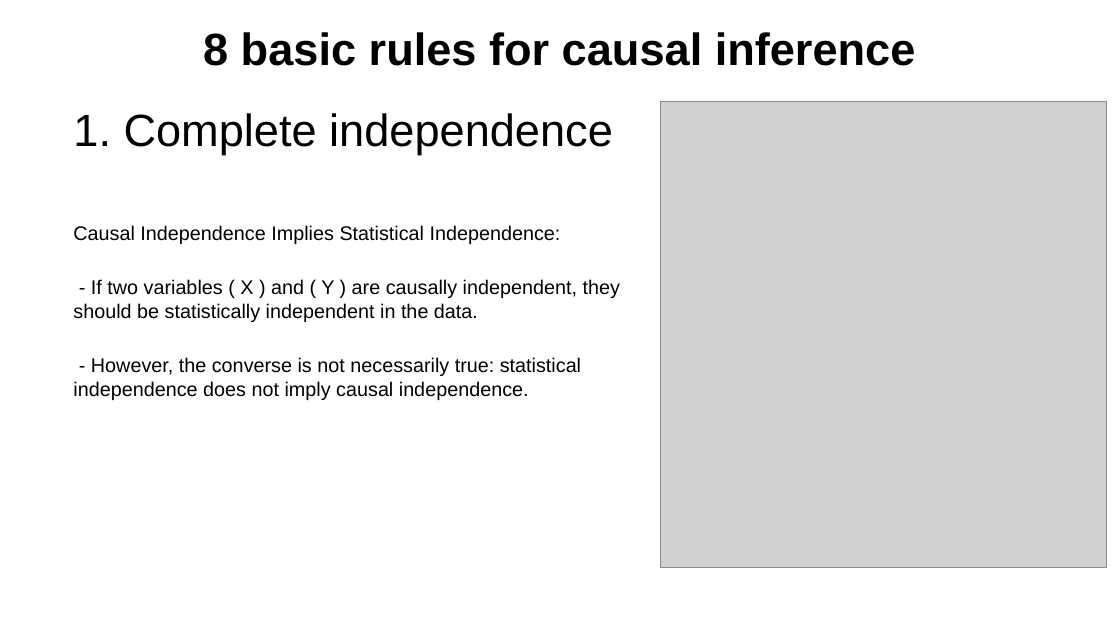
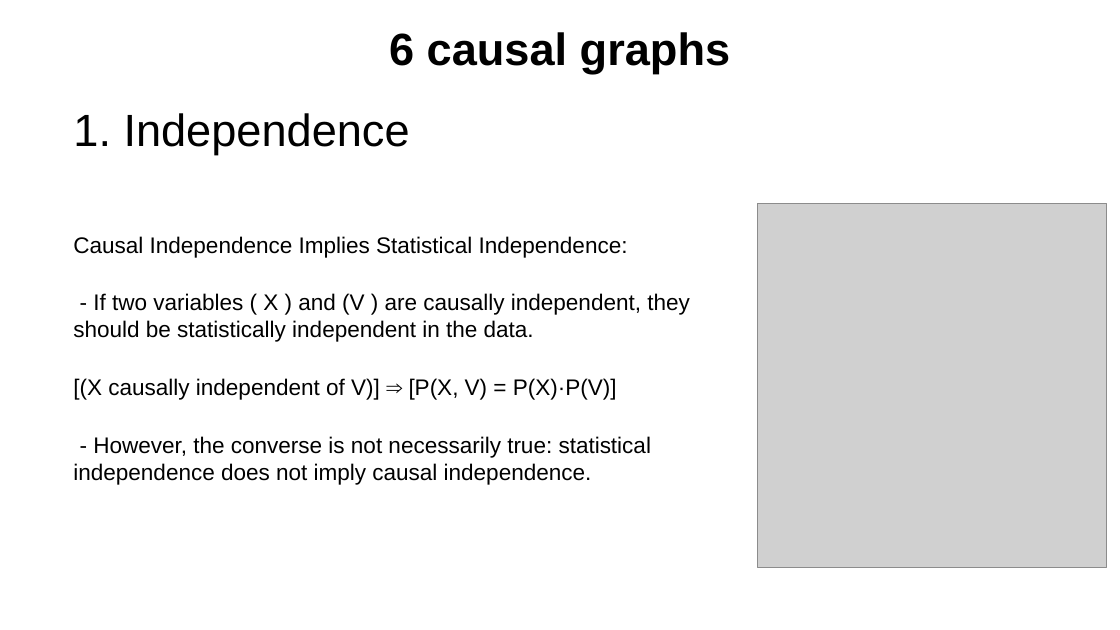
Before and after one commit to emoen/CausalityDiscoveryCrunchDAO, a slide deck: slide 10 of presentation/HIBRAIN_March_25.odp. Drawn at 1120x630 pixels with LibreOffice and Linux fonts; fonts in the diff are those of the drawing; grey boxes stand for pictures. Boxes give left, top, right and bottom in pixels: in the first picture for what was removed or moved away, otherwise in the second. Text is boxed around its words. In the diff, an @@ line names an element or a change of style, - is before the commit and + after.

```diff
--- a/presentation/HIBRAIN_March_25.odp
+++ b/presentation/HIBRAIN_March_25.odp
@@ title at <box>389,32,731,73</box>: text changed @@
-8 basic rules for causal inference
+6 causal graphs
@@ text at <box>73,113,410,155</box>: text changed @@
-1. Complete independence
+1. Independence
@@ picture: place and size @@
-picture at <box>661,102,1107,568</box>
+picture at <box>758,203,1108,568</box>
@@ text at <box>73,236,652,485</box>: size 14 to 16 pt in "Causal Independence Implies Statistical Independence:", "- However, the converse is not necessarily ..." @@
@@ text at <box>73,293,690,400</box>: text changed; size 14 to 16 pt @@
-- If two variables ( X ) and ( Y ) are causally independent, they should be statistically independent in the data.
+- If two variables ( X ) and (V ) are causally independent, they should be statistically independent in the data.
+[(X causally independent of V)] ⇒ [P(X, V) = P(X)·P(V)]
```
Also in this commit, not shown: 5 other slides changed, 7 slides added, 3 slides removed.
